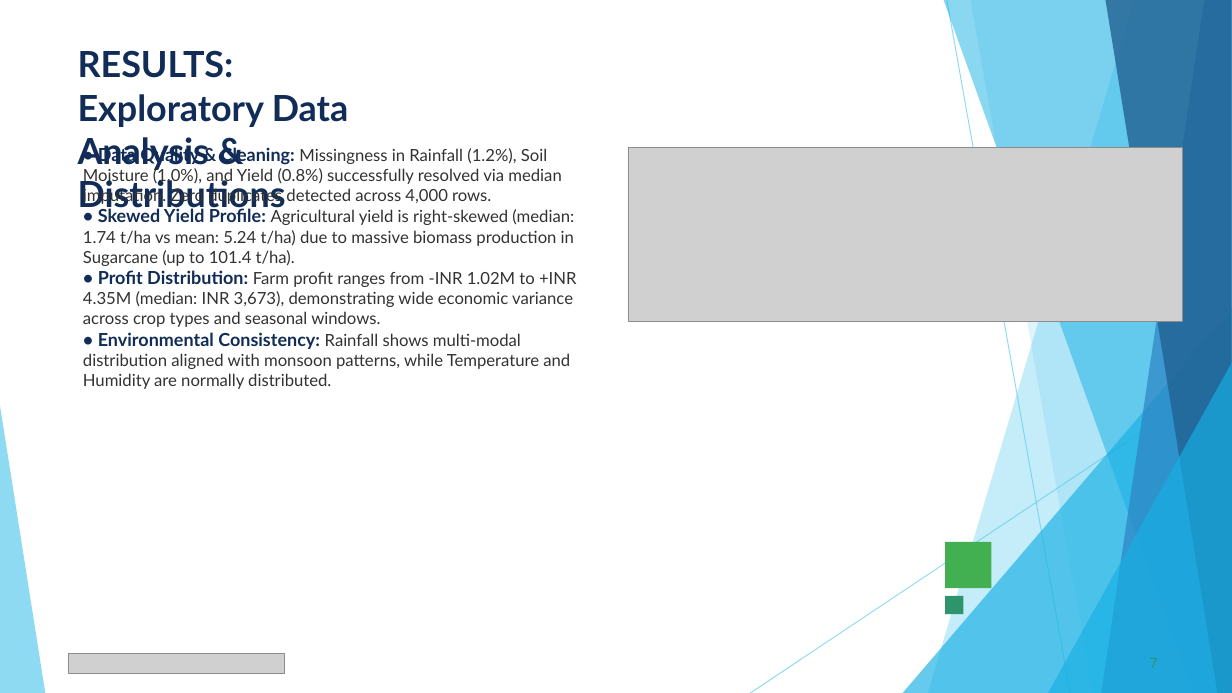
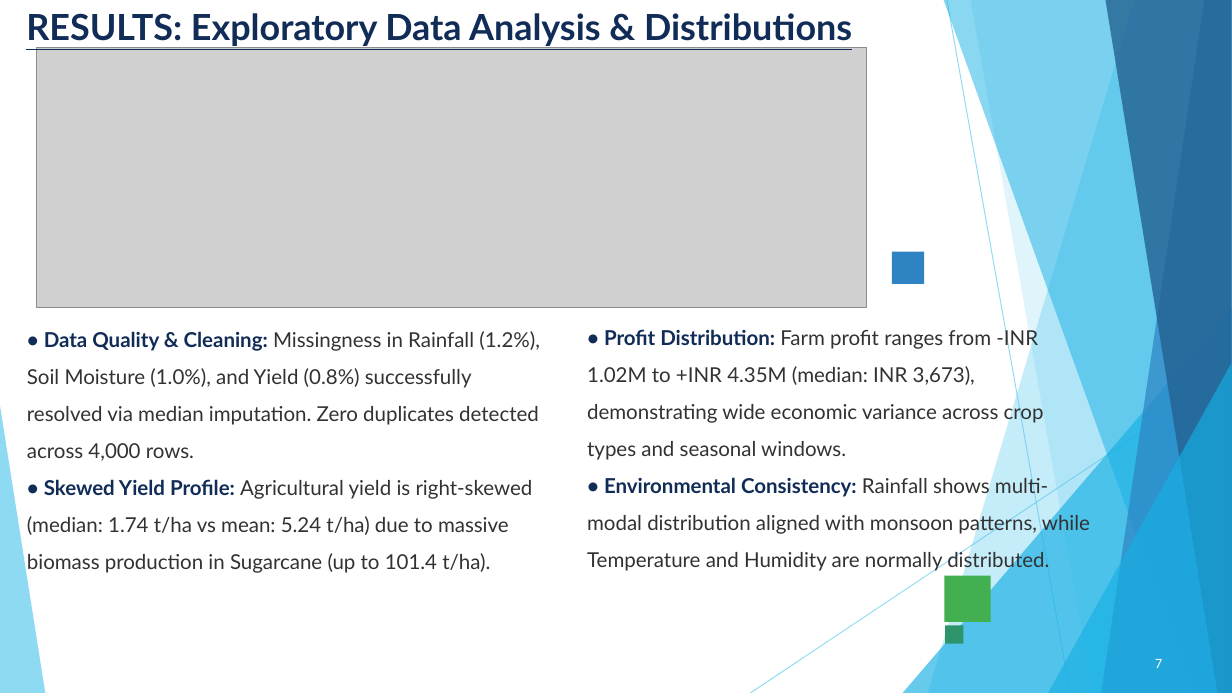
Before and after one commit to chourasiavinit9-dev/Seasonal_Major_project, a slide deck: slide 7 of VOIS_Major_Project_PPT_Submission_Template.pptx. Drawn at 1232x693 pixels with LibreOffice and Linux fonts; fonts in the diff are those of the drawing; grey boxes stand for pictures. Boxes give left, top, right and bottom in pixels: in the first picture for what was removed or moved away, otherwise in the second. Text is boxed around its words. In the diff, an @@ line names an element or a change of style, - is before the commit and + after.

```diff
--- a/VOIS_Major_Project_PPT_Submission_Template.pptx
+++ b/VOIS_Major_Project_PPT_Submission_Template.pptx
@@ title "RESULTS: Exploratory Data Analysis & ...": place and size @@
-title "RESULTS: Exploratory Data Analysis & ..." at box(78, 50, 348, 214)
+title "RESULTS: Exploratory Data Analysis & ..." at box(26, 13, 852, 46)
@@ title "RESULTS: Exploratory Data Analysis & ..." at box(26, 13, 852, 46): underline on @@
@@ freeform shape at box(1105, 0, 1232, 693): fill #226292 at 80% opacity to #236292 at 80% opacity @@
@@ picture: place and size @@
-picture at box(628, 148, 1183, 322)
+picture at box(37, 47, 868, 307)
@@ rectangle added at box(892, 251, 924, 284), fill #2E83C3 @@
@@ text at box(83, 270, 576, 389): paragraphs removed @@
-• Profit Distribution: Farm profit ranges from -INR 1.02M to +INR 4.35M (median: INR 3,673), demonstrating wide economic variance across crop types and seasonal windows.
-• Environmental Consistency: Rainfall shows multi-modal distribution aligned with monsoon patterns, while Temperature and Humidity are normally distributed.
@@ text "• Data Quality & Cleaning: ...": place and size @@
-text "• Data Quality & Cleaning: ..." at box(83, 145, 576, 389)
+text "• Data Quality & Cleaning: ..." at box(27, 331, 540, 573)
@@ text "• Data Quality & Cleaning: ..." at box(27, 331, 540, 573): size 14 to 16 pt in "• Data Quality & Cleaning:", "• Skewed Yield Profile:"; size 13 to 16 pt in "Missingness in Rainfall (1.2%), Soil Moisture (1.0%), ...", "Agricultural yield is right-skewed (median: 1.74 t/ha ..."; line spacing 1 to 1.5 @@
@@ text added at box(587, 327, 1090, 572), 16 pt, text #323232 @@
+• Profit Distribution: Farm profit ranges from -INR 1.02M to +INR 4.35M (median: INR 3,673), demonstrating wide economic variance across crop types and seasonal windows.
+• Environmental Consistency: Rainfall shows multi-modal distribution aligned with monsoon patterns, while Temperature and Humidity are normally distributed.
@@ triangle removed at box(903, 308, 1232, 693) @@
@@ freeform shape added at box(903, 308, 1232, 693), fill #17B0E4 at 66% opacity @@
@@ triangle removed at box(1048, 363, 1232, 693) @@
@@ freeform shape added at box(1048, 363, 1232, 693), fill #17B0E4 at 66% opacity @@
@@ triangle removed at box(0, 406, 45, 693) @@
@@ freeform shape added at box(0, 406, 45, 693), fill #5FCBEF at 70% opacity @@
@@ rectangle: place and size @@
-rectangle at box(945, 543, 992, 589)
+rectangle at box(945, 576, 991, 622)
@@ rectangle: place and size @@
-rectangle at box(945, 596, 964, 615)
+rectangle at box(945, 626, 964, 644)
@@ picture removed at box(68, 654, 285, 674) @@
@@ page number removed at box(1150, 658, 1158, 668) @@
-7
@@ page number added at box(1155, 659, 1162, 668), 11 pt, text #FFFFFF @@
+7
```
Also in this commit, not shown: 13 other slides changed, 1 other file.
